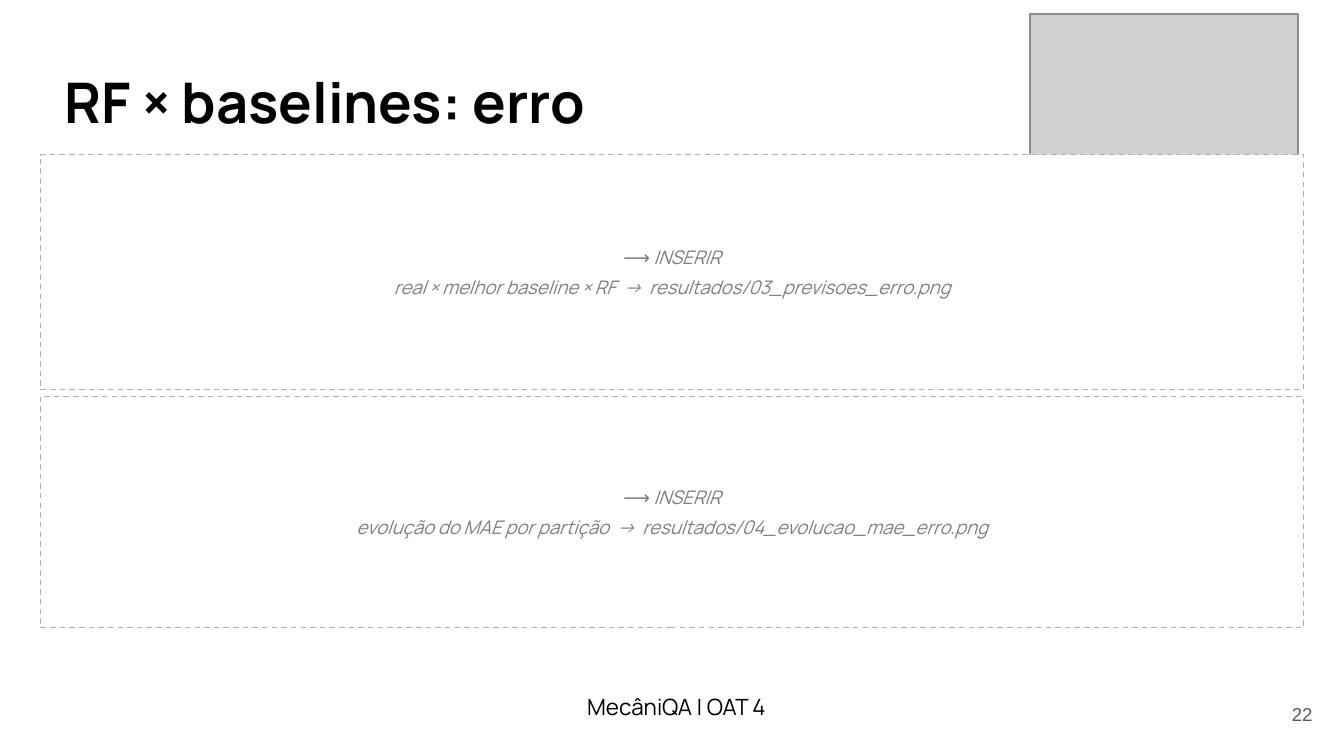
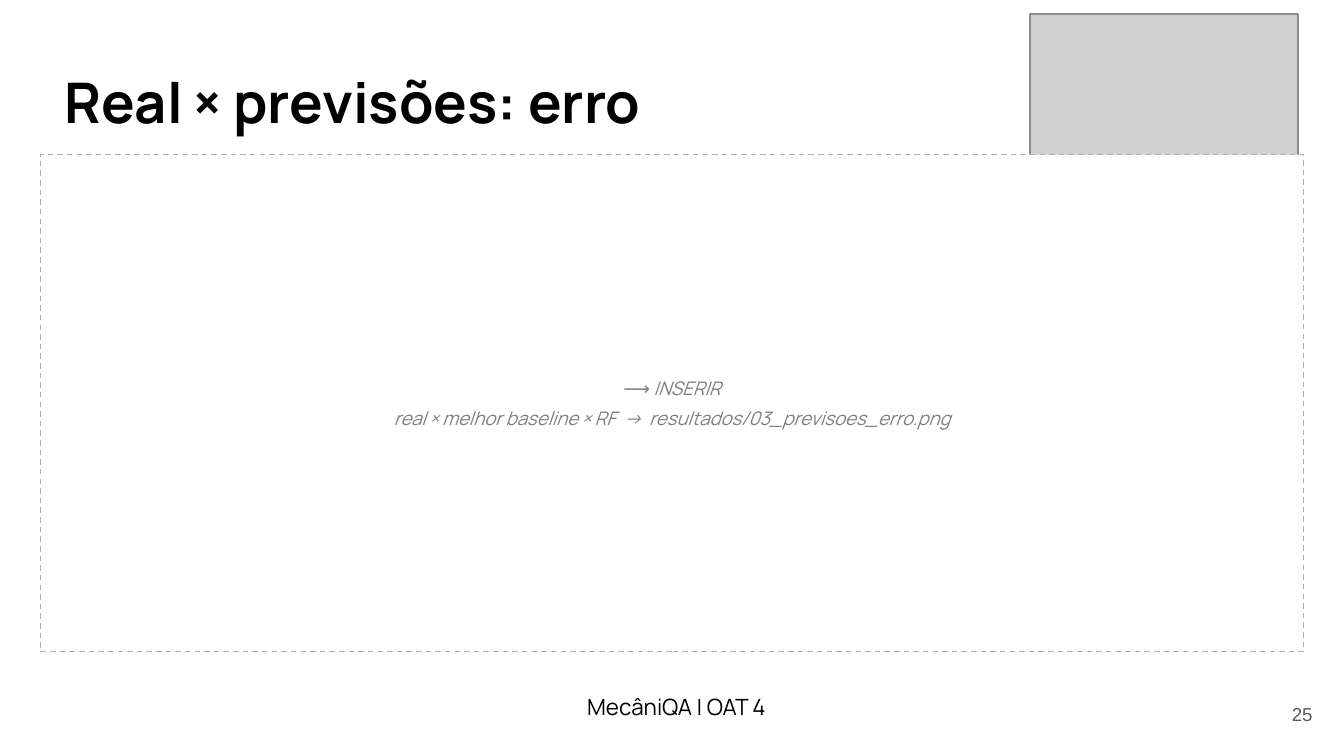
Before and after one commit to LenilsonSoares/mecaniQA-nuvem-macapa, a slide deck: slide 25 of oat4/apresentacao/mecaniQA_oat4_macapa.pptx (slide 22 before the commit). Drawn at 1344x756 pixels with LibreOffice and Linux fonts; fonts in the diff are those of the drawing; grey boxes stand for pictures. Boxes give left, top, right and bottom in pixels: in the first picture for what was removed or moved away, otherwise in the second. Text is boxed around its words. In the diff, an @@ line names an element or a change of style, - is before the commit and + after.

```diff
--- a/oat4/apresentacao/mecaniQA_oat4_macapa.pptx
+++ b/oat4/apresentacao/mecaniQA_oat4_macapa.pptx
@@ text at [65, 79, 640, 137]: text changed @@
-RF × baselines: erro
+Real × previsões: erro
@@ rectangle: place and size @@
-rectangle at [40, 155, 1304, 390]
+rectangle at [40, 155, 1304, 652]
@@ text "⟶ INSERIR": place and size @@
-text "⟶ INSERIR" at [394, 250, 950, 299]
+text "⟶ INSERIR" at [394, 381, 950, 430]
@@ rectangle removed at [40, 396, 1304, 628] @@
@@ text removed at [356, 490, 988, 539] @@
-⟶ INSERIR
-evolução do MAE por partição → resultados/04_evolucao_mae_erro.png
@@ page number at [1292, 708, 1313, 721]: text changed @@
-22
+25
```
Also in this commit, not shown: 5 other slides changed, 4 slides added, 2 other files.
